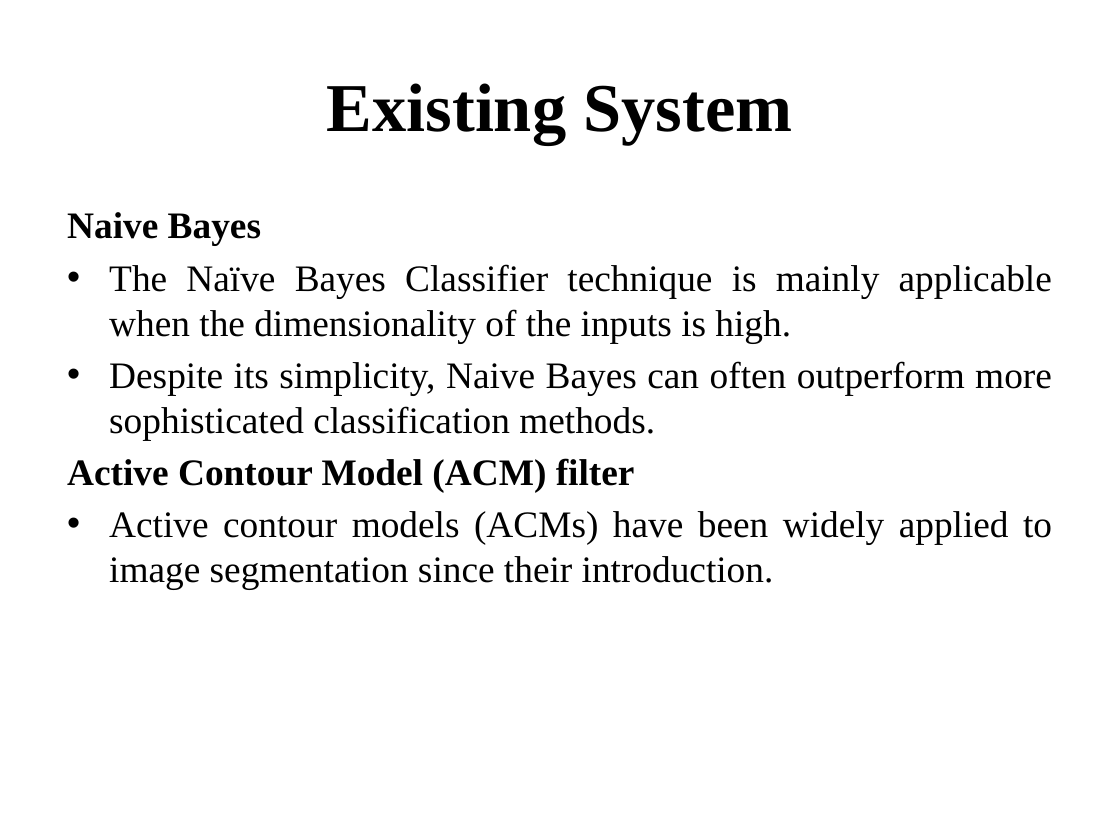
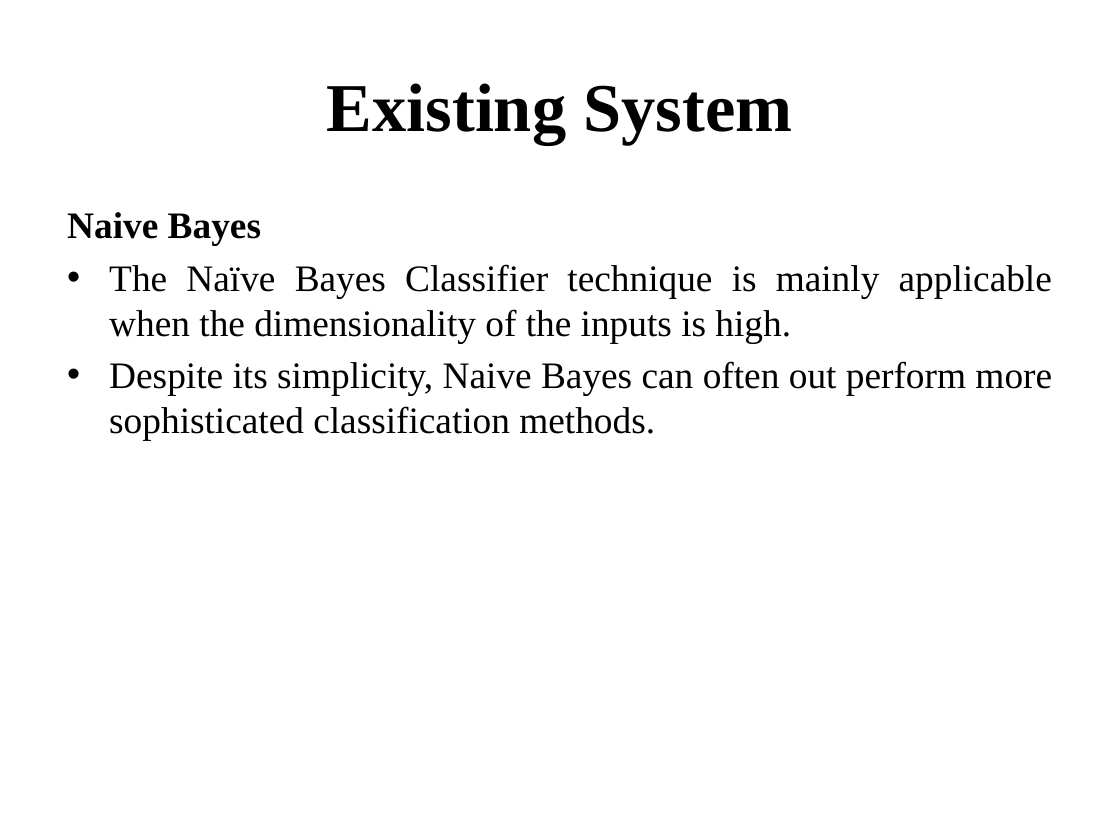
Before and after one commit to VarunKrishnanV/multi-disease-prediciton, a slide deck: slide 6 of others/ppt/finalPPT.pptx (slide 8 before the commit). Drawn at 1120x840 pixels with LibreOffice and Linux fonts; fonts in the diff are those of the drawing. Boxes give left, top, right and bottom in pixels: in the first picture for what was removed or moved away, otherwise in the second. Text is boxed around its words. In the diff, an @@ line names an element or a change of style, - is before the commit and + after.

```diff
--- a/others/ppt/finalPPT.pptx
+++ b/others/ppt/finalPPT.pptx
@@ text at [109,361,1052,440]: text changed @@
-• Despite its simplicity, Naive Bayes can often outperform more sophisticated classification methods.
-Active Contour Model (ACM) filter
-• Active contour models (ACMs) have been widely applied to image segmentation since their introduction.
+• Despite its simplicity, Naive Bayes can often out perform more sophisticated classification methods.
```
Also in this commit, not shown: 4 other slides changed, 3 slides added, 5 slides removed, 14 other files.
